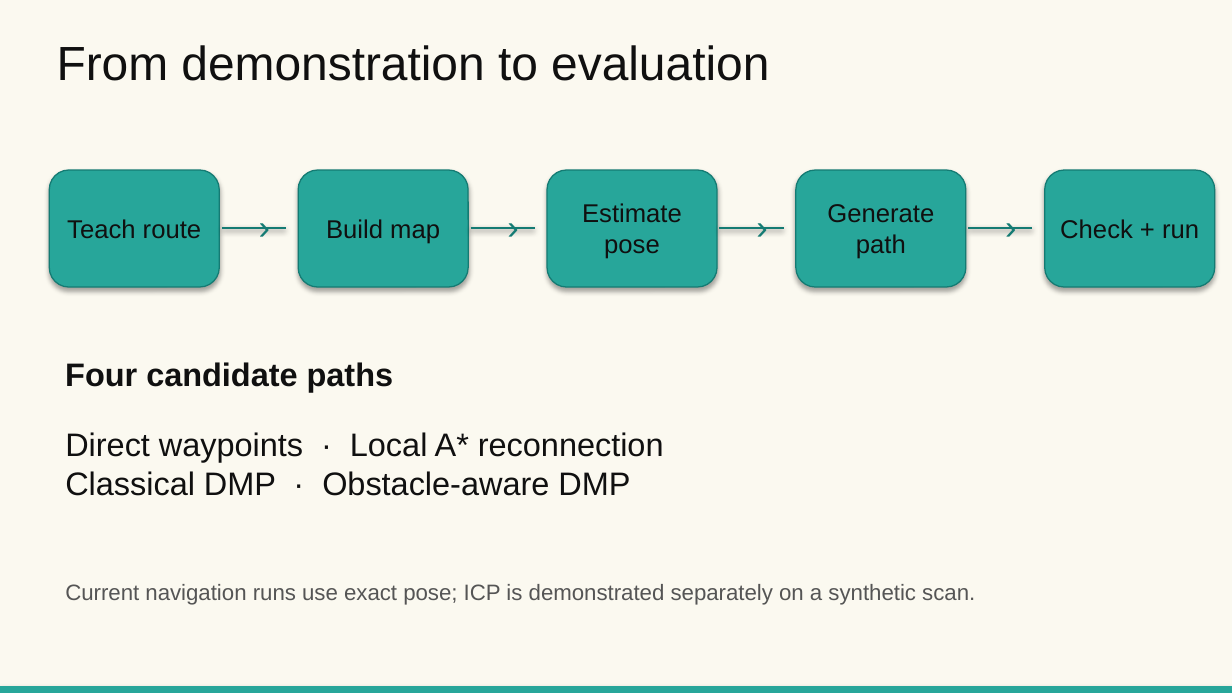
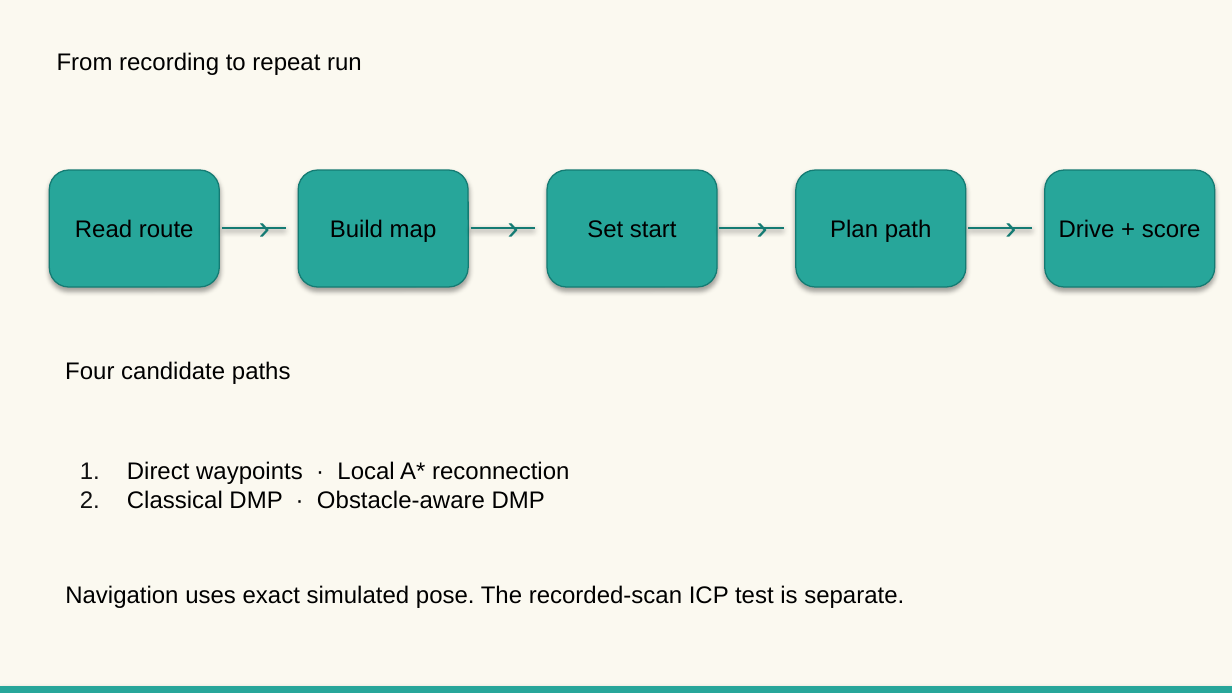
Before and after one commit to ayushkaulgud/teach-repeat-rover-navigation, a slide deck: slide 5 of docs/Teach_and_Repeat_Project_Update_Oct_7_2026.pptx (slide 3 before the commit). Drawn at 1232x693 pixels with LibreOffice and Linux fonts; fonts in the diff are those of the drawing. Boxes give left, top, right and bottom in pixels: in the first picture for what was removed or moved away, otherwise in the second. Text is boxed around its words. In the diff, an @@ line names an element or a change of style, - is before the commit and + after.

Commit message:
feat: benchmark teach-and-repeat on recorded Freiburg data

```diff
--- a/docs/Teach_and_Repeat_Project_Update_Oct_7_2026.pptx
+++ b/docs/Teach_and_Repeat_Project_Update_Oct_7_2026.pptx
@@ text at [57, 52, 362, 75]: text changed; size 28 to 14 pt; text colour #101010 to #000000 @@
-From demonstration to evaluation
+From recording to repeat run
@@ proportions changed in 5 elements at [49, 170, 219, 287], [298, 170, 468, 287], [547, 170, 717, 287], [796, 170, 966, 287], [1045, 170, 1215, 287] @@
@@ text "Build map" at [330, 219, 437, 242]: size 15 to 14 pt, text colour #101010 to #000000 @@
@@ text at [75, 219, 194, 237]: text changed; size 15 to 14 pt; text colour #101010 to #000000 @@
-Teach route
+Read route
@@ text at [587, 220, 677, 237]: text changed; size 15 to 14 pt; text colour #101010 to #000000 @@
-Estimate pose
+Set start
@@ text at [830, 219, 932, 242]: text changed; size 15 to 14 pt; text colour #101010 to #000000 @@
-Generate path
+Plan path
@@ text at [1059, 219, 1201, 237]: text changed; size 15 to 14 pt; text colour #101010 to #000000 @@
-Check + run
+Drive + score
@@ text "Four candidate paths" at [65, 361, 291, 384]: size 19 to 14 pt, text colour #101010 to #000000, bold off @@
@@ text at [127, 461, 569, 509]: text changed; size 19 to 14 pt; text colour #101010 to #000000 @@
-Direct waypoints · Local A* reconnection
-Classical DMP · Obstacle-aware DMP
+1. Direct waypoints · Local A* reconnection
+2. Classical DMP · Obstacle-aware DMP
@@ text at [65, 585, 904, 608]: text changed; size 13 to 14 pt; text colour #555555 to #000000 @@
-Current navigation runs use exact pose; ICP is demonstrated separately on a synthetic scan.
+Navigation uses exact simulated pose. The recorded-scan ICP test is separate.
```
Also in this commit, not shown: 6 other slides changed, 4 slides added, 2 slides removed, 25 other files.
